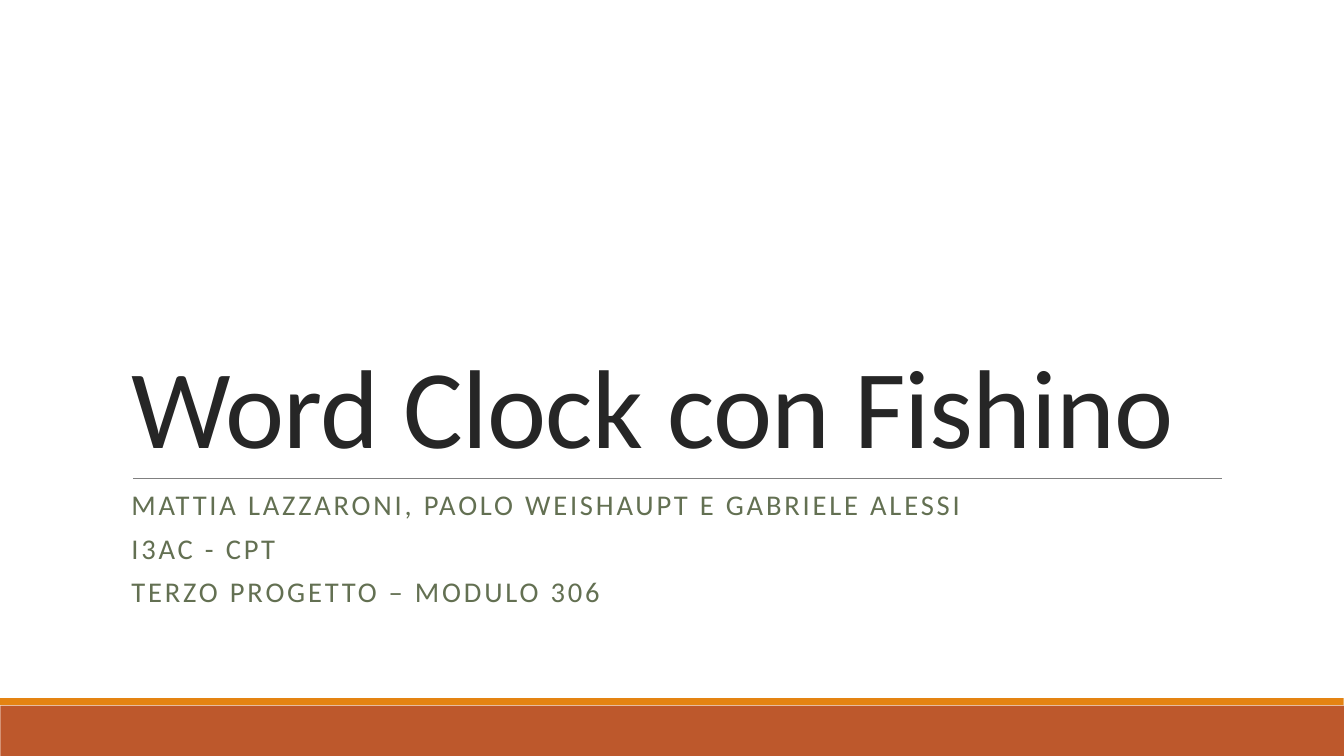
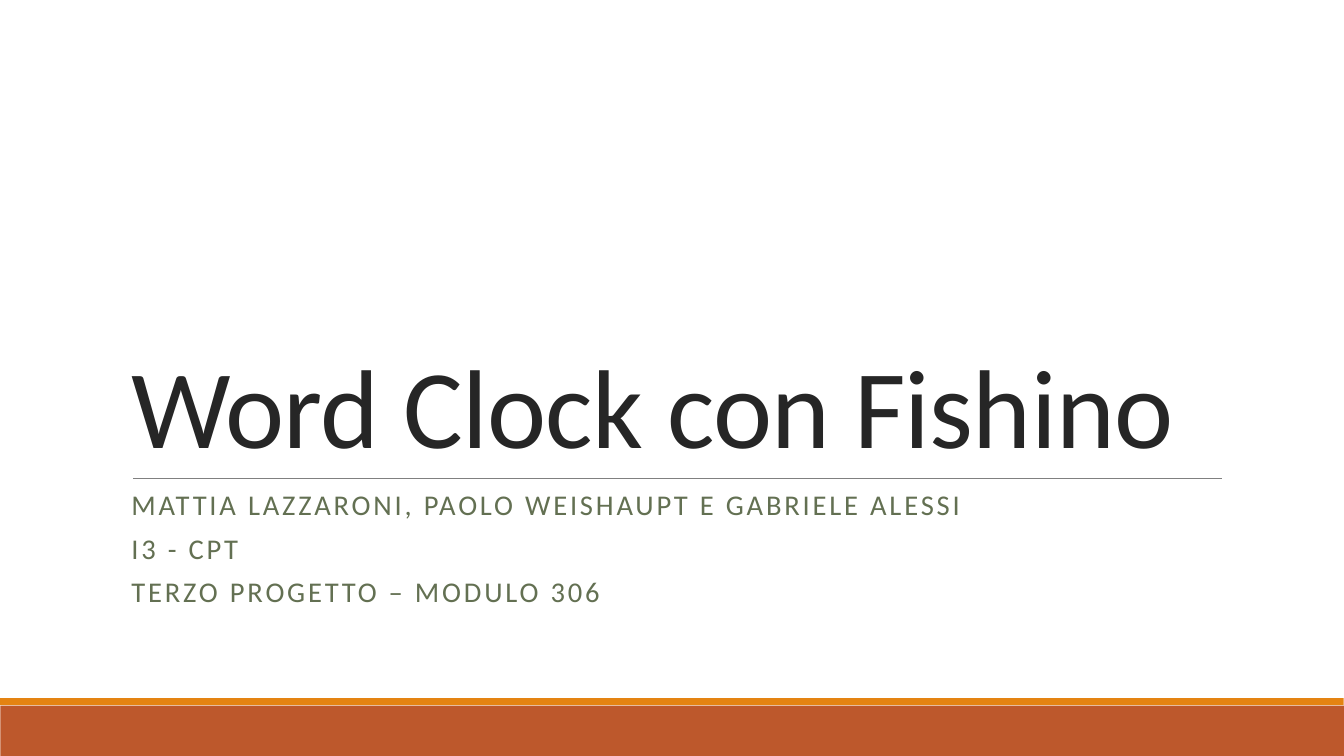
Before and after one commit to PaoloWeishaupt/Word-Clock, a slide deck: slide 1 of Presentazione/Presentazione_Word_Clock.pptx. Drawn at 1344x756 pixels with LibreOffice and Linux fonts; fonts in the diff are those of the drawing. Boxes give left, top, right and bottom in pixels: in the first picture for what was removed or moved away, otherwise in the second. Text is boxed around its words. In the diff, an @@ line names an element or a change of style, - is before the commit and + after.

```diff
--- a/Presentazione/Presentazione_Word_Clock.pptx
+++ b/Presentazione/Presentazione_Word_Clock.pptx
@@ subtitle at [131,540,238,559]: text changed @@
-I3AC - CPT
+I3 - CPT
```
Also in this commit, not shown: 2 other slides changed.
